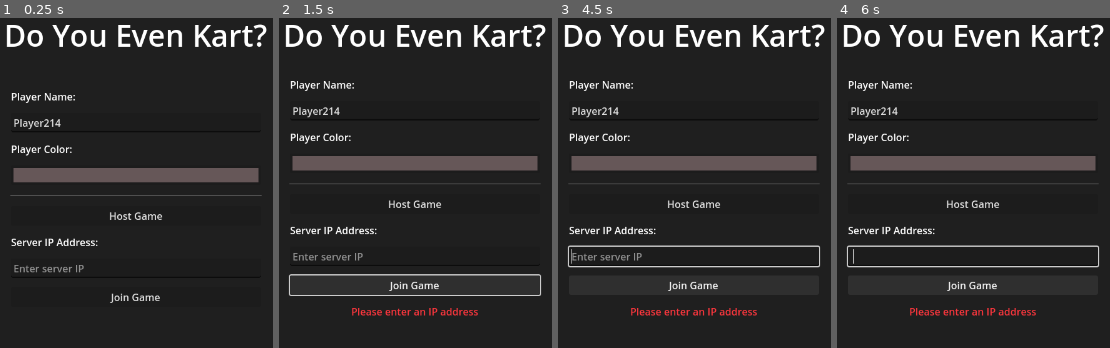
Above: before the commit, frames 1-4 (left to right).
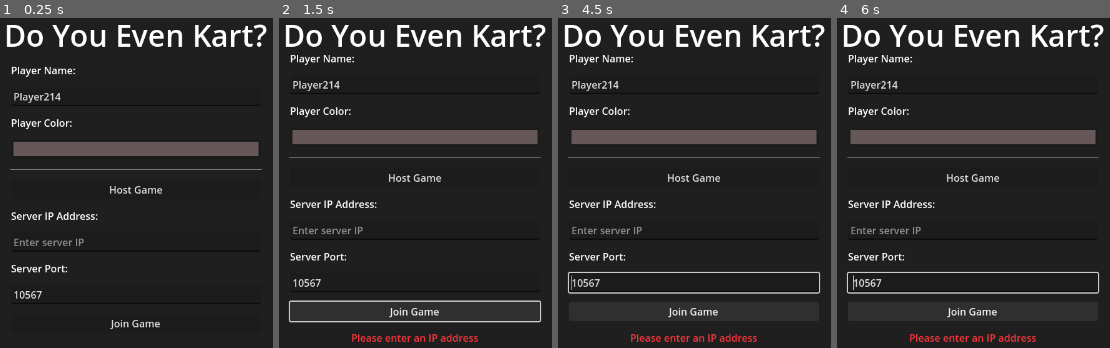
Above: after the commit, the same moments.

Repository: enzomaruffa/DoYouEvenKart
Game: Godot game, scene res://ui/main_menu.tscn
Two runs of this game, one before a commit and one after it. Both use one fixed random seed, a clock stepped at 60 frames per second and the inputs below.
Inputs:
- Up to frame 1 (0.25 s): no input
- Up to frame 2 (1.5 s): click "Host Game" at 0.5 s; click "Join Game" at 1.25 s
- Up to frame 3 (4.5 s): hold Right (ui_right) 2.03-2.78 s; hold Down (ui_down) 2.78-3.53 s; hold Right (ui_right) 3.53-4.28 s; hold Up (ui_up) from 4.28 s (still down)
- Up to frame 4 (6 s): tap Enter at 5 s; release Up (ui_up) at 5.03 s; hold Left (ui_left) from 5.03 s (still down); tap Space at 5.75 s

The runs differ from the first frame. In frame 1, 11% of the frame differs, in the area x 3-96%, y 14-95%; in frame 2, 15%; in frame 3, 15%, in the area x 3-96%, y 11-99%; in frame 4, 15%.

Commit message:
fix: Add port option. Removes the victory label on race restart

Diff:
--- a/game_manager.gd
+++ b/game_manager.gd
@@ -3,6 +3,7 @@
 extends Node
 
 signal race_completed(player, time)
+signal race_started
 
 @export var race_line: RaceLine
 @export var laps_to_win: int = 3
@@ -32,6 +33,8 @@
 	race_in_progress = true
 	race_start_time = Time.get_ticks_msec()
 	print("Race started!")
+
+	emit_signal("race_started")
 
 func position_players_at_start():
 	if race_line:
--- a/networking/network_manager.gd
+++ b/networking/network_manager.gd
@@ -28,12 +28,12 @@
 	multiplayer.connection_failed.connect(_on_connection_failed)
 	multiplayer.server_disconnected.connect(_on_server_disconnected)
 
-func create_server(player_name, player_color):
+func create_server(player_name, player_color, custom_port = DEFAULT_PORT):
 	my_info.name = player_name
 	my_info.color = player_color
 
 	peer = ENetMultiplayerPeer.new()
-	var error = peer.create_server(DEFAULT_PORT, MAX_PLAYERS)
+	var error = peer.create_server(custom_port, MAX_PLAYERS)
 
 	if error != OK:
 		print("Failed to create server: ", error)
@@ -45,12 +45,12 @@
 	add_player(1, my_info)
 	return OK
 
-func join_server(ip, player_name, player_color):
+func join_server(ip, port, player_name, player_color):
 	my_info.name = player_name
 	my_info.color = player_color
 
 	peer = ENetMultiplayerPeer.new()
-	var error = peer.create_client(ip, DEFAULT_PORT)
+	var error = peer.create_client(ip, port)
 
 	if error != OK:
 		print("Failed to join server: ", error)
@@ -73,7 +73,7 @@
 	emit_signal("lobby_updated")
 
 func _on_connected_to_server():
-	print("Connected to server!")
+	print("Connected to server: " + multiplayer.multiplayer_peer.get_peer_address(1))
 	emit_signal("connection_succeeded")
 
 func _on_connection_failed():
--- a/ui/main_menu.gd
+++ b/ui/main_menu.gd
@@ -3,6 +3,7 @@
 @onready var host_button = $VBoxContainer/HostButton
 @onready var join_button = $VBoxContainer/JoinButton
 @onready var ip_address = $VBoxContainer/IPAddress
+@onready var port = $VBoxContainer/Port
 @onready var player_name = $VBoxContainer/PlayerName
 @onready var color_picker = $VBoxContainer/ColorPicker
 @onready var error_label = $VBoxContainer/ErrorLabel
@@ -37,7 +38,13 @@
 		error_label.show()
 		return
 
-	var error = network_manager.create_server(player_name.text, color_picker.color)
+	if port.text.strip_edges().is_empty():
+		error_label.text = "Please enter a port number"
+		error_label.show()
+		return
+
+	var port_number = int(port.text.strip_edges())
+	var error = network_manager.create_server(player_name.text, color_picker.color, port_number)
 
 	if error != OK:
 		error_label.text = "Could not create server"
@@ -60,8 +67,14 @@
 		error_label.show()
 		return
 
+	if port.text.strip_edges().is_empty():
+		error_label.text = "Please enter a port number"
+		error_label.show()
+		return
+
 	var ip = ip_address.text.strip_edges()
-	var error = network_manager.join_server(ip, player_name.text, color_picker.color)
+	var port_number = int(port.text.strip_edges())
+	var error = network_manager.join_server(ip, port_number, player_name.text, color_picker.color)
 
 	if error != OK:
 		error_label.text = "Could not connect to server"
--- a/ui/main_menu.tscn
+++ b/ui/main_menu.tscn
@@ -80,6 +80,15 @@
 layout_mode = 2
 placeholder_text = "Enter server IP"
 
+[node name="PortLabel" type="Label" parent="VBoxContainer"]
+layout_mode = 2
+text = "Server Port:"
+
+[node name="Port" type="LineEdit" parent="VBoxContainer"]
+layout_mode = 2
+text = "10567"
+placeholder_text = "Enter server port"
+
 [node name="JoinButton" type="Button" parent="VBoxContainer"]
 layout_mode = 2
 size_flags_vertical = 3
--- a/ui/race_ui.gd
+++ b/ui/race_ui.gd
@@ -21,8 +21,9 @@
 	# Update UI elements
 	update_ui()
 
-	# Connect to race completed signal
+	# Connect to signals
 	game_manager.race_completed.connect(_on_race_completed)
+	game_manager.connect("race_started", _on_race_started)
 
 func _process(_delta):
 	update_ui()
@@ -124,6 +125,9 @@
 		player_list.add_child(player_entry)
 
 func _on_race_completed(player, time):
+	# Remove any existing victory label
+	remove_victory_label()
+
 	# Show a simple victory message
 	var victory_label = Label.new()
 	victory_label.name = "VictoryLabel"
@@ -148,3 +152,12 @@
 	victory_label.offset_bottom = 50
 
 	add_child(victory_label)
+
+func _on_race_started():
+	# Remove any existing victory label
+	remove_victory_label()
+
+func remove_victory_label():
+	var existing_label = get_node_or_null("VictoryLabel")
+	if existing_label:
+		existing_label.queue_free()
